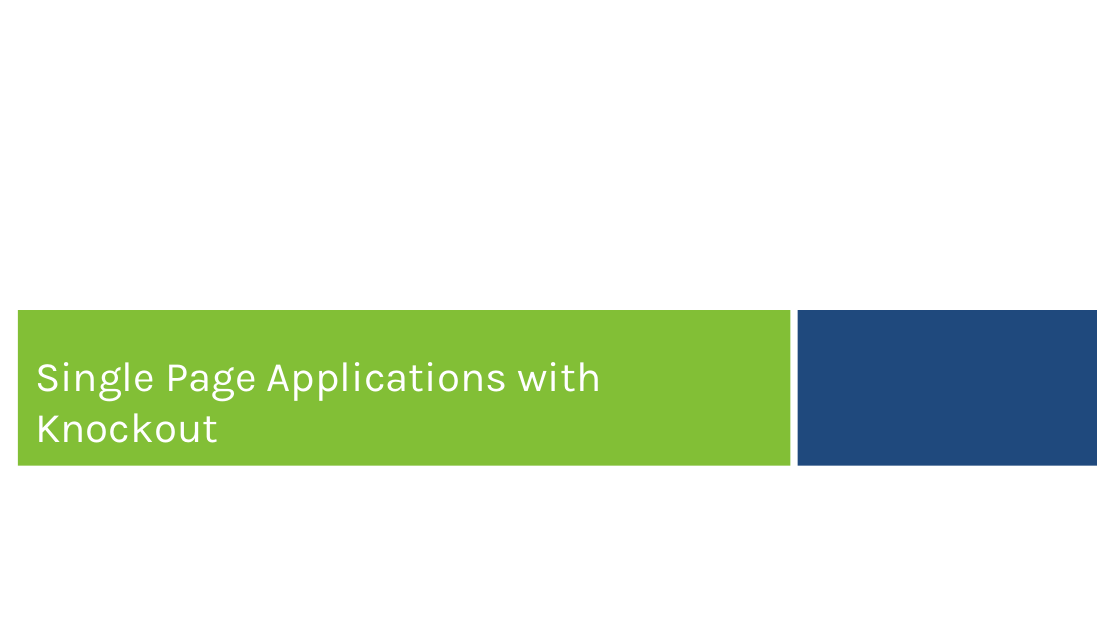
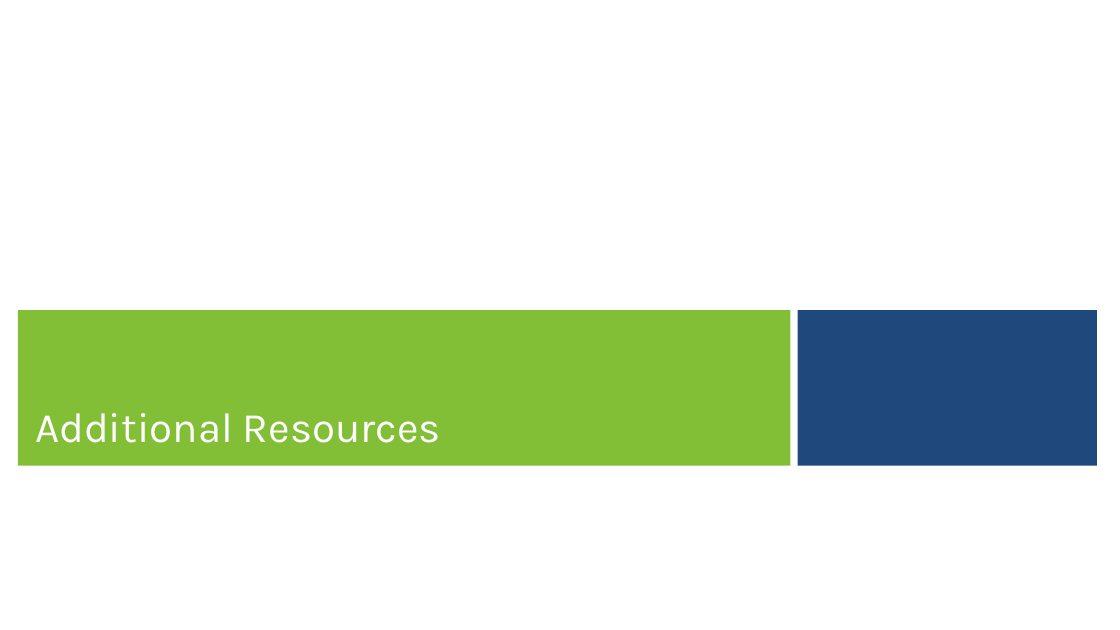
Before and after one commit to jongalloway/Knockout-MVA, a slide deck: slide 5 of Slides/5 - Single Page Applications.pptx. Drawn at 1120x630 pixels with LibreOffice and Linux fonts; fonts in the diff are those of the drawing; background and template pictures are left out. Boxes give left, top, right and bottom in pixels: in the first picture for what was removed or moved away, otherwise in the second. Text is boxed around its words. In the diff, an @@ line names an element or a change of style, - is before the commit and + after.

```diff
--- a/Slides/5 - Single Page Applications.pptx
+++ b/Slides/5 - Single Page Applications.pptx
@@ text at (35,413,441,443): text changed @@
-Single Page Applications with Knockout
+Additional Resources
```
Also in this commit, not shown: 2 other slides changed, 2 slides added, 2 slides removed.
